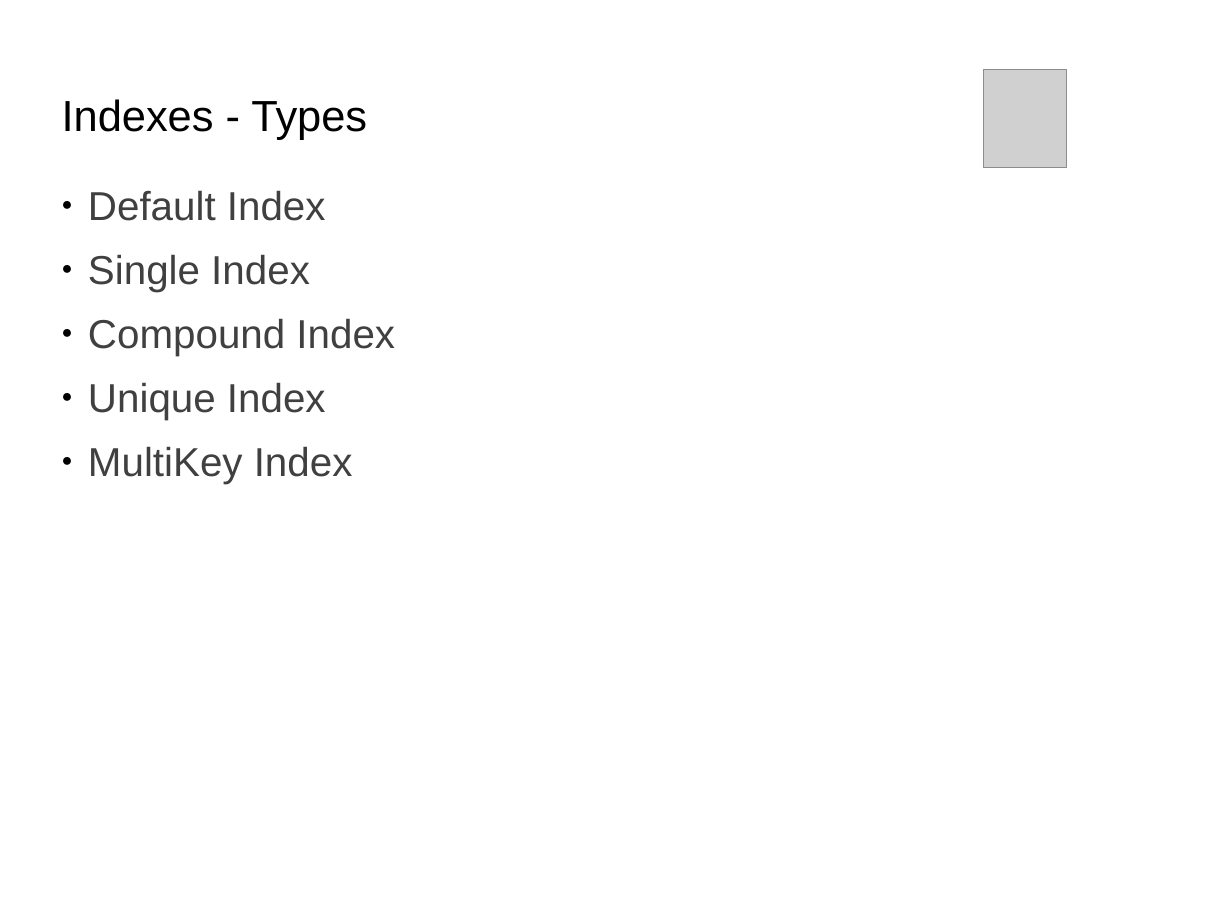
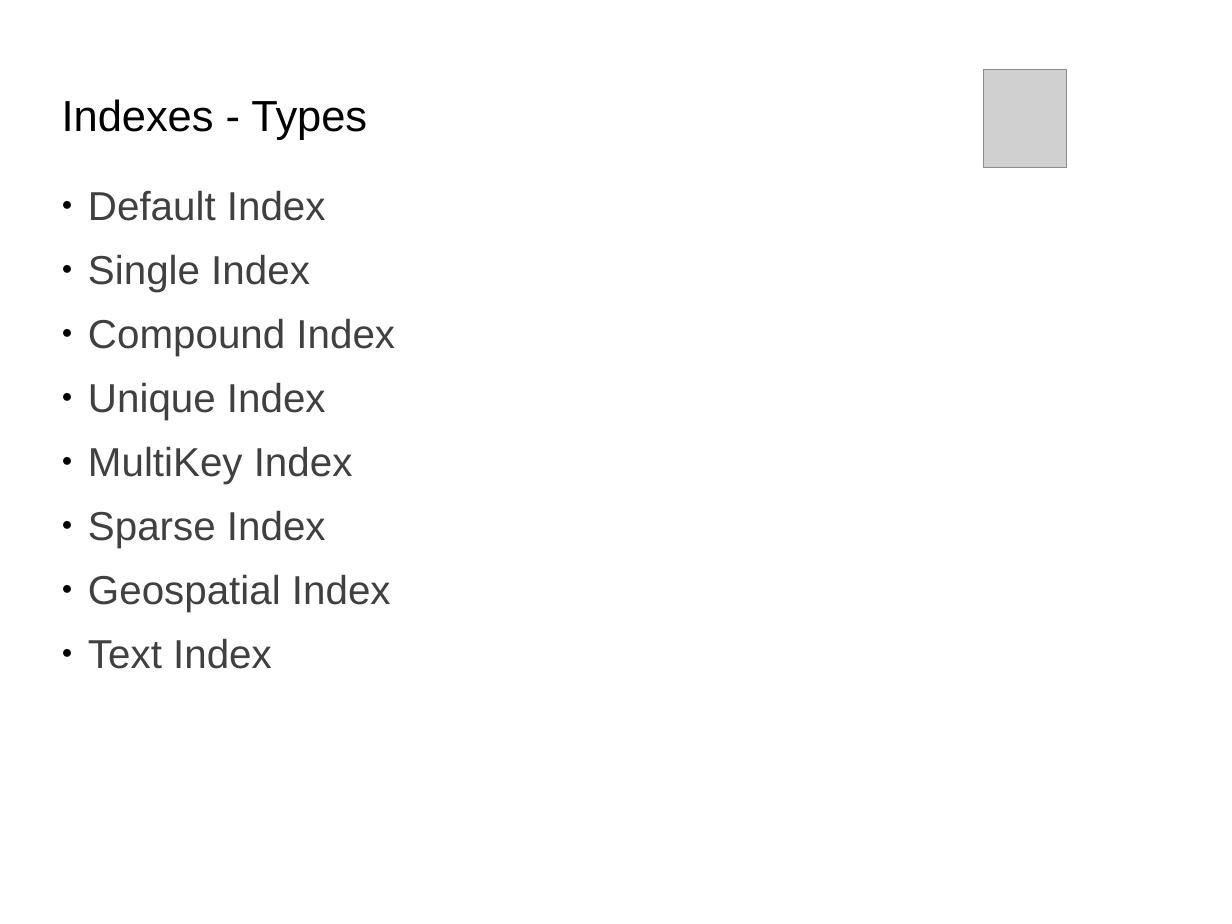
Before and after one commit to Bhakti/mongo_session, a slide deck: slide 17 of MongoDB_Session.odp. Drawn at 1232x924 pixels with LibreOffice and Linux fonts; fonts in the diff are those of the drawing; grey boxes stand for pictures; background and template pictures are left out. Boxes give left, top, right and bottom in pixels: in the first picture for what was removed or moved away, otherwise in the second. Text is boxed around its words. In the diff, an @@ line names an element or a change of style, - is before the commit and + after.

```diff
--- a/MongoDB_Session.odp
+++ b/MongoDB_Session.odp
@@ subtitle at (x1=88, y1=510, x2=391, y2=669): paragraphs added @@
+● Sparse Index
+● Geospatial Index
+● Text Index
```
Also in this commit, not shown: 5 other slides changed, 1 slide added, 1 slide removed, 15 other files.
